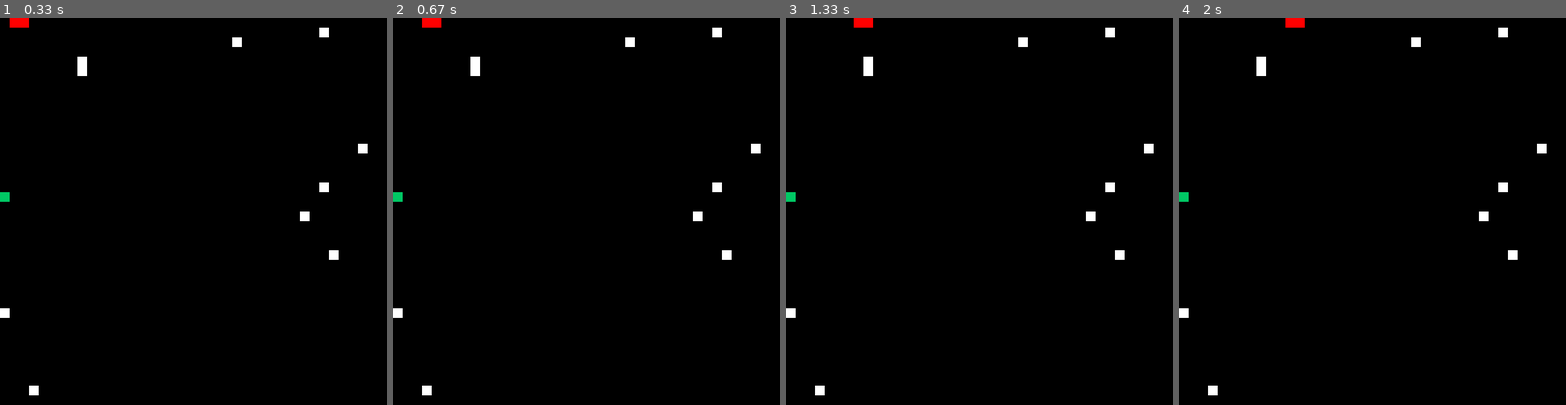
Above: before the commit, frames 1-4 (left to right).
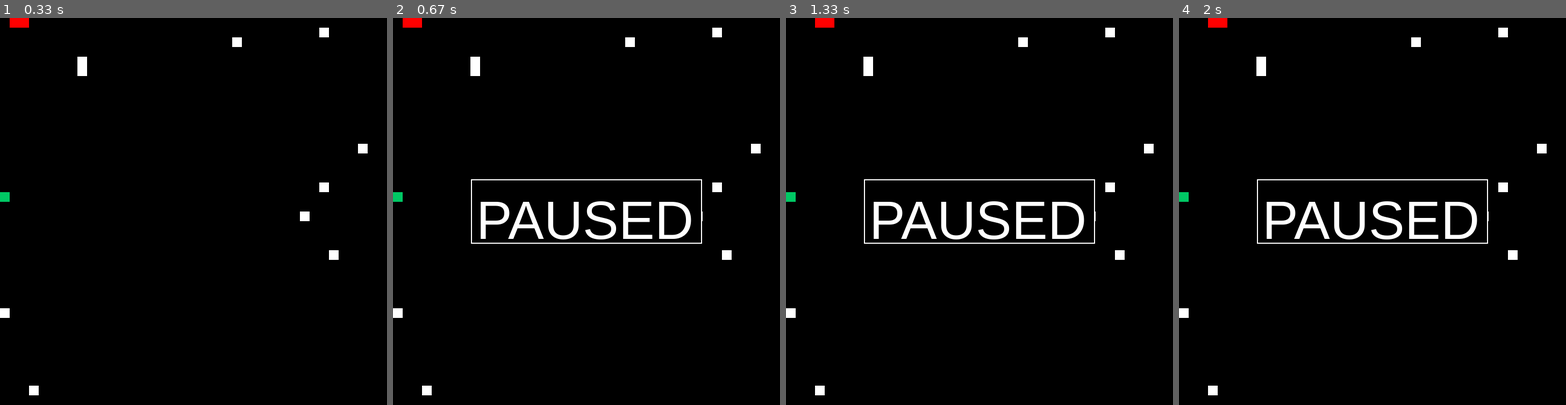
Above: after the commit, the same moments.

Repository: rythie/pygame-snake
Game: pygame game, started from snake.py
Two runs of this game, one before a commit and one after it. Both use one fixed random seed, a clock stepped at 60 frames per second and the inputs below.
Inputs:
- Up to frame 1 (0.33 s): no input
- Up to frame 2 (0.67 s): tap Space at 0.33 s
- Up to frame 3 (1.33 s): tap Enter at 0.67 s; tap Space at 1.07 s
- Up to frame 4 (2 s): no input

Frame 1 is identical in both runs. In frame 2, 2.6% of the frame differs, in the area x 2-80%, y 0-59%; in frame 3, 2.6%; in frame 4, 2.6%.

Commit message:
Add pause feature

Diff:
--- a/snake.py
+++ b/snake.py
@@ -2,6 +2,7 @@
 import sys
 import random
 
+pygame.init()
 clock = pygame.time.Clock()
 
 # Setup screen
@@ -10,6 +11,9 @@
 screen_cells_width = 40
 screen_cells_height = 40
 screen = pygame.display.set_mode((screen_cells_width*square_size, screen_cells_height*square_size))
+
+pause_font = pygame.font.SysFont('Helvetica', 100)
+#pause_font = pygame.font.Font(None, 100)
 
 # Misc static
 food_color = (0, 200, 100)
@@ -40,6 +44,33 @@
     print("Score:", len(snake))
     sys.exit(0)
 
+def pause_game():
+    restart_game = False
+
+    pause_box_width = 430
+    pause_box_height = 120
+    pause_box_x = (screen_cells_width*square_size - pause_box_width)/2
+    pause_box_y = (screen_cells_height*square_size - pause_box_height)/2
+    pygame.draw.rect(screen, (0,0,0), (pause_box_x, pause_box_y, pause_box_width, pause_box_height))
+    pygame.draw.rect(screen, (255,255,255), (pause_box_x, pause_box_y, pause_box_width, pause_box_height), width=2)
+
+    pause_text = pause_font.render("PAUSED", True, (255, 255, 255))
+    screen.blit(pause_text, (pause_box_x+10, pause_box_y+20))
+    pygame.display.flip()
+
+    while True:
+        for event in pygame.event.get():
+            if event.type == pygame.QUIT:
+                end_game()
+            elif event.type == pygame.KEYDOWN:
+                # Quit
+                if event.key == pygame.K_q or event.key == pygame.K_ESCAPE:
+                    end_game()
+                else:
+                    return
+
+        clock.tick(10)
+
 while True:
     for event in pygame.event.get():
         if event.type == pygame.QUIT:
@@ -60,6 +91,10 @@
             elif event.key == pygame.K_s or event.key == pygame.K_DOWN:
                 snake_y_direction = 1
                 snake_x_direction = 0
+
+            # Pause
+            if event.key == pygame.K_p or event.key == pygame.K_SPACE:
+                pause_game()
 
             # Quit
             if event.key == pygame.K_q or event.key == pygame.K_ESCAPE:
